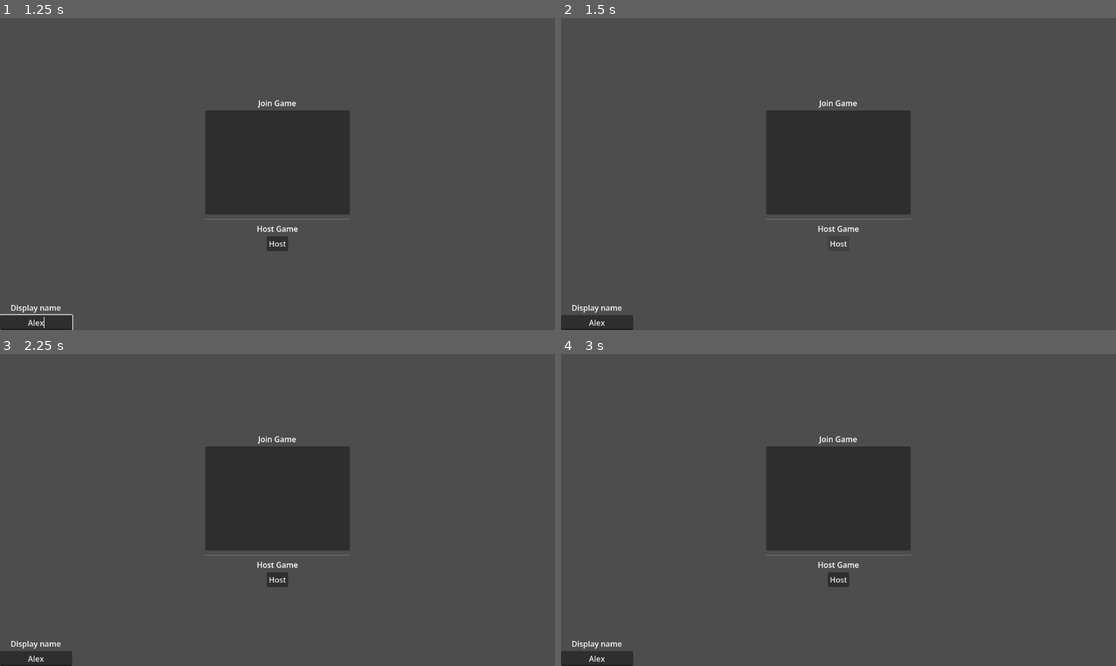
Above: before the commit, frames 1-4 (two rows, left to right).
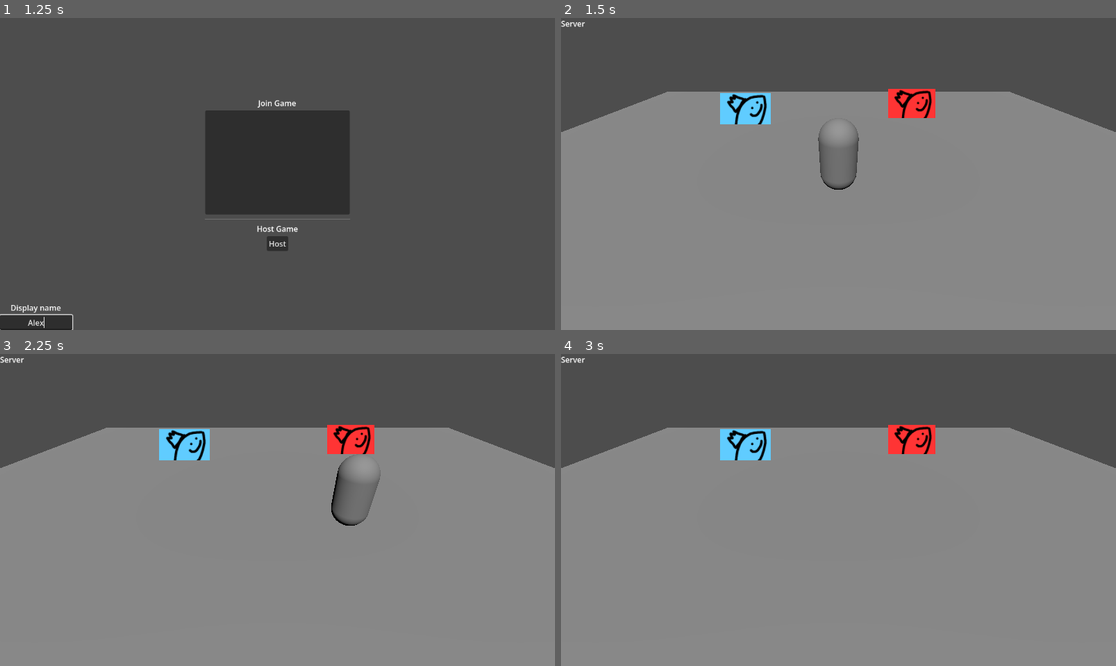
Above: after the commit, the same moments.

Repository: gmuGADIG/King-Fisher
Game: Godot game, scene res://ui/lobby_browser/lobby_browser.tscn
Two runs of this game, one before a commit and one after it. Both use one fixed random seed, a clock stepped at 60 frames per second and the inputs below.
Inputs (mouse positions are in pixels of both pictures, inside the frame that each line leads up to):
- Up to frame 1 (1.25 s): click (38, 323) at 0.52 s; type "Alex" at 0.6 s
- Up to frame 2 (1.5 s): click "Host" at 1.25 s
- Up to frame 3 (2.25 s): move the mouse to (399, 494) at 2.02 s; hold D (move_right) from 2.03 s (still down); hold \ (print_players) from 2.03 s (still down)
- Up to frame 4 (3 s): move the mouse to (727, 525) at 2.77 s; release D (move_right) at 2.78 s; release \ (print_players) at 2.78 s; hold S (move_down) from 2.78 s (still down); right-click (727, 525) at 2.85 s

Frame 1 is identical in both runs. In frame 2, 74% of the frame differs, in the area x 0-100%, y 0-100%; in frame 3, 74%; in frame 4, 74%.

Commit message:
Removed lingering reference to main_menu.gd

Diff:
--- a/ui/lobby_browser/lobby_browser.tscn
+++ b/ui/lobby_browser/lobby_browser.tscn
@@ -1,6 +1,6 @@
 [gd_scene format=3 uid="uid://dih1wbmgk3wkg"]
 
-[ext_resource type="Script" uid="uid://b5jmr5v1ieumc" path="res://ui/main_menu/lobby_browser.gd" id="1_tfp4i"]
+[ext_resource type="Script" uid="uid://sebpacttibvk" path="res://ui/lobby_browser/lobby_browser.gd" id="1_k67f4"]
 
 [node name="LobbyBrowser" type="Control" unique_id=245152877]
 layout_mode = 3
@@ -9,7 +9,7 @@
 anchor_bottom = 1.0
 grow_horizontal = 2
 grow_vertical = 2
-script = ExtResource("1_tfp4i")
+script = ExtResource("1_k67f4")
 
 [node name="VBoxContainer" type="VBoxContainer" parent="." unique_id=44045274]
 layout_mode = 1
